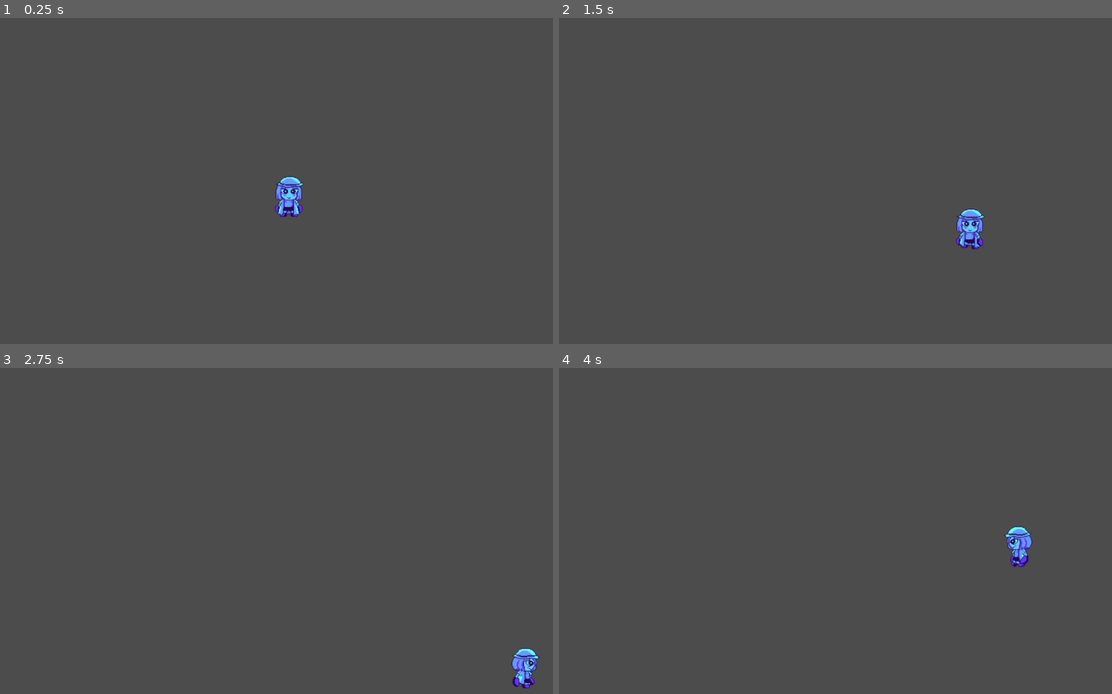
Above: before the commit, frames 1-4 (two rows, left to right).
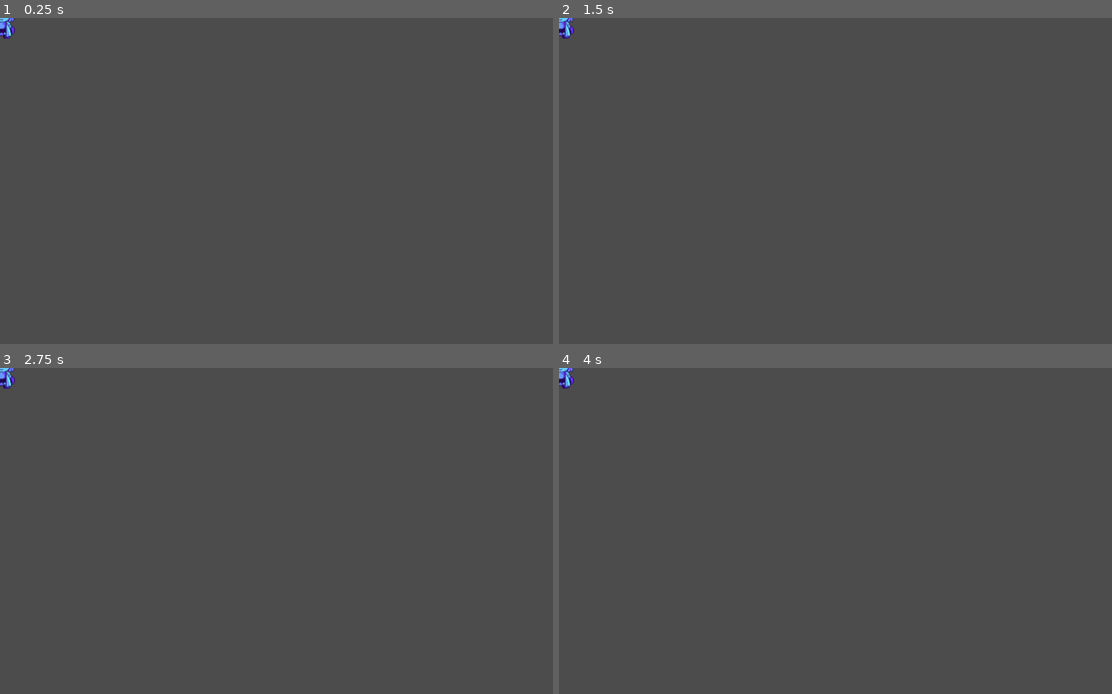
Above: after the commit, the same moments.

Repository: alejandrojsn/CGJ2020
Game: Godot game, scene res://modojugador.tscn
The game is run twice, just before and just after one commit, with the same random seed, the same clock (stepped at 60 frames per second) and the same inputs.
Inputs:
- Up to frame 1 (0.25 s): no input
- Up to frame 2 (1.5 s): tap Enter at 0.5 s; hold Right (ui_right) 0.53-1.28 s; hold Down (ui_down) from 1.28 s (still down)
- Up to frame 3 (2.75 s): release Down (ui_down) at 2.03 s; hold Right (ui_right) from 2.03 s (still down)
- Up to frame 4 (4 s): release Right (ui_right) at 2.78 s; hold Up (ui_up) 2.78-3.53 s; hold Left (ui_left) from 3.53 s (still down)

The runs differ from the first frame. In frame 1, 0.7% of the frame differs, in the area x 0-55%, y 0-61%; in frame 2, 0.6%; in frame 3, 0.6%; in frame 4, 0.6%.

Commit message:
porfin la AI medio bruta

Diff:
--- a/Escenas/Jugador.tscn
+++ b/Escenas/Jugador.tscn
@@ -1,31 +1,37 @@
 [gd_scene load_steps=9 format=2]
 
 [ext_resource path="res://Escenas/Jugador.gd" type="Script" id=1]
-[ext_resource path="res://Sprites/Jugador/pjfrente.png" type="Texture" id=2]
-[ext_resource path="res://Sprites/Jugador/pjespalda.png" type="Texture" id=3]
-[ext_resource path="res://Sprites/Jugador/pjderecha.png" type="Texture" id=4]
 [ext_resource path="res://Música/Uchiage Hanabi - MIDI.WAV" type="AudioStream" id=5]
 [ext_resource path="res://Música/Neon Genesis Evangelion.WAV" type="AudioStream" id=6]
 
-[sub_resource type="SpriteFrames" id=1]
+[sub_resource type="StreamTexture" id=1]
+flags = 4
+
+[sub_resource type="StreamTexture" id=2]
+flags = 4
+
+[sub_resource type="StreamTexture" id=3]
+flags = 4
+
+[sub_resource type="SpriteFrames" id=4]
 animations = [ {
-"frames": [ ExtResource( 2 ) ],
+"frames": [ SubResource( 1 ) ],
 "loop": false,
 "name": "frente",
 "speed": 5.0
 }, {
-"frames": [ ExtResource( 3 ) ],
+"frames": [ SubResource( 2 ) ],
 "loop": false,
 "name": "espalda",
 "speed": 5.0
 }, {
-"frames": [ ExtResource( 4 ) ],
+"frames": [ SubResource( 3 ) ],
 "loop": false,
 "name": "lado",
 "speed": 5.0
 } ]
 
-[sub_resource type="CapsuleShape2D" id=2]
+[sub_resource type="CapsuleShape2D" id=5]
 radius = 22.1869
 height = 27.4785
 
@@ -37,14 +43,21 @@
 Velocidad = 460
 
 [node name="Sprite" type="AnimatedSprite" parent="."]
-frames = SubResource( 1 )
+frames = SubResource( 4 )
+animation = "frente"
 
 [node name="CollisionShape2D" type="CollisionShape2D" parent="."]
 position = Vector2( 2.49513, 0 )
-shape = SubResource( 2 )
+shape = SubResource( 5 )
 
 [node name="Uchiage" type="AudioStreamPlayer" parent="."]
 stream = ExtResource( 5 )
 
 [node name="Zankoku" type="AudioStreamPlayer" parent="."]
 stream = ExtResource( 6 )
+
+[node name="KBPlayer" type="KinematicBody2D" parent="."]
+
+[node name="CollisionShape2D2" type="CollisionShape2D" parent="KBPlayer"]
+position = Vector2( 2.49512, 0 )
+shape = SubResource( 5 )
--- /dev/null
+++ b/Escenas/Mundo1.tscn
@@ -0,0 +1,19 @@
+[gd_scene load_steps=5 format=2]
+
+[ext_resource path="res://Escenas/boss/Boss.gd" type="Script" id=1]
+[ext_resource path="res://Escenas/boss/Boss1.tscn" type="PackedScene" id=2]
+[ext_resource path="res://modojugador.gd" type="Script" id=3]
+[ext_resource path="res://modojugador.tscn" type="PackedScene" id=4]
+
+[node name="Mundo1" type="Node2D"]
+position = Vector2( 4, 4 )
+
+[node name="Player " parent="." instance=ExtResource( 4 )]
+position = Vector2( 484.025, 444.714 )
+script = ExtResource( 3 )
+Velocidad = 250
+
+[node name="Boss" parent="." instance=ExtResource( 2 )]
+position = Vector2( 138, 114 )
+scale = Vector2( 0.983639, 0.922826 )
+script = ExtResource( 1 )
--- /dev/null
+++ b/Escenas/boss/Boss.gd
@@ -0,0 +1,52 @@
+extends Node2D
+
+var proyectile = preload("res://Escenas/boss/boss_proyectile.tscn")
+var PROYECTILE_VELOCITY = 500
+var player_targeted = false
+var last_position = Vector2.ZERO
+var have_ammo = true
+
+func _ready():
+	pass
+
+
+"""
+Evento: si encuentra al target le dispara.
+to FIX: disparar cada cuanto, en vez de cada vez que lo encuentra.
+"""
+func _on_boss_seeker_targeted_player(in_, position_):
+	print(in_, position_)
+	if in_:
+		player_targeted = true
+		last_position = position_
+	else:
+		player_targeted = false
+
+
+func _process(delta):
+	if (player_targeted):
+		shoot(last_position)
+	pass
+
+func shoot(position_):
+	if have_ammo:
+		if (last_position != position_):
+			last_position = position_
+		wait(0.3)
+		var b = proyectile.instance()
+		var vector = position_ - position
+		var magnitud = sqrt((vector.x * vector.x) + (vector.y * vector.y))
+		#b.velocity = ((position_ - position)/ Vector2(sqrt(position_.x * position_.x +  position.x * position.x), sqrt(position_.y * position_.y   position.y * position.y))) * PROYECTILE_VELOCITY
+		b.velocity = (vector / magnitud)* PROYECTILE_VELOCITY
+		add_child(b)
+		have_ammo = false
+
+func wait(s):
+	var t = Timer.new()
+	t.wait_time = s
+	t.one_shot = true
+	self.add_child(t)
+	t.start()
+	yield(t, "timeout")
+	have_ammo = true
+	t.queue_free()
--- /dev/null
+++ b/Escenas/boss/Boss1.tscn
@@ -0,0 +1,17 @@
+[gd_scene load_steps=4 format=2]
+
+[ext_resource path="res://Escenas/boss/boss_proyectile.tscn" type="PackedScene" id=1]
+[ext_resource path="res://Escenas/boss/boss_seeker.tscn" type="PackedScene" id=2]
+[ext_resource path="res://Sprites/Boss/01/enemy01.png" type="Texture" id=4]
+
+[node name="Boss" type="Node2D"]
+
+[node name="boss_proyectile" parent="." instance=ExtResource( 1 )]
+
+[node name="boss_seeker" parent="." instance=ExtResource( 2 )]
+position = Vector2( 3.05176e-05, -5.65686 )
+
+[node name="Sprite" type="Sprite" parent="."]
+scale = Vector2( 2.2, 2.2 )
+texture = ExtResource( 4 )
+[connection signal="targeted_player" from="boss_seeker" to="." method="_on_boss_seeker_targeted_player"]
--- /dev/null
+++ b/Escenas/boss/boss_proyectile.gd
@@ -0,0 +1,6 @@
+extends Node2D
+
+var velocity = Vector2.ZERO
+
+func _physics_process(delta):
+	position +=  velocity * delta
--- /dev/null
+++ b/Escenas/boss/boss_proyectile.tscn
@@ -0,0 +1,10 @@
+[gd_scene load_steps=3 format=2]
+
+[ext_resource path="res://Escenas/boss/boss_proyectile.gd" type="Script" id=1]
+[ext_resource path="res://Sprites/Boss/Bolita01.png" type="Texture" id=2]
+
+[node name="boss_proyectile" type="Node2D"]
+script = ExtResource( 1 )
+
+[node name="Sprite" type="Sprite" parent="."]
+texture = ExtResource( 2 )
--- /dev/null
+++ b/Escenas/boss/boss_seeker.gd
@@ -0,0 +1,80 @@
+extends Node2D
+
+var NAME_NODE_PLAYER_RB = "KinematicBody2D"
+
+var w = -0.05 # velocidad
+var MAX_ANGULO_GIRO = 115
+var MIN_ANGULO_GIRO = -15
+
+var dex_giro = true # dextro giro
+var rotating = true
+
+var player_targeted = false
+
+signal targeted_player
+
+func _ready():
+	pass
+
+func _process(delta):
+	find_player()
+
+"""
+Busca al jugador y lo persigue.
+@return posicion_player
+"""
+func find_player():
+
+	var _rotationx = get_node("Boss_sprite").rotation_degrees
+
+	# para limitar el maximo angulo de giro, empieza de 0 y se mueve dextro.
+	#if _rotationx <= - MAX_ANGULO_GIRO:
+	#	dex_giro = false
+	#elif _rotationx >= - MIN_ANGULO_GIRO:
+	#	dex_giro = true
+
+	if (dex_giro):
+		w = -abs(w)
+	else:
+		w = abs(w)
+
+	_ray_cast_duo(NAME_NODE_PLAYER_RB)
+
+	_rotatex(w)
+
+func _rotatex(g):
+	if rotating:
+		get_node("Boss_sprite").rotate(g)
+
+func _ray_cast_duo(to_detect):
+	var rc1 = get_node("Boss_sprite/RayCast2D").get_collider() #derecha
+	var rc2 = get_node("Boss_sprite/RayCast2D2").get_collider() #izq
+	if (rc1):
+		print(rc1, rc1.get_instance_id())
+	if (rc1 and rc1.get_instance_id() == 1284):
+
+		if (rc2 and rc2.get_instance_id() == 1284):
+			rotating = false
+			if (dex_giro):
+				_emit_targeted_player(true, rc1)
+			else:
+				_emit_targeted_player(true, rc2)
+			return
+		elif not rotating:
+			dex_giro = true
+			_emit_targeted_player(false, rc1)
+		rotating = true
+
+	elif (rc2 and rc2.get_instance_id() == 1284):
+		if dex_giro or not rotating:
+			_emit_targeted_player(false, rc2)
+			dex_giro = false
+		rotating = true
+
+func _emit_targeted_player(in_, collider):
+	if not player_targeted and in_:
+		player_targeted = true
+		emit_signal("targeted_player", true, collider.global_transform.origin)
+	elif player_targeted and not in_:
+		player_targeted = false
+		emit_signal("targeted_player", false, collider.global_transform.origin)
--- /dev/null
+++ b/Escenas/boss/boss_seeker.tscn
@@ -0,0 +1,59 @@
+[gd_scene load_steps=2 format=2]
+
+[ext_resource path="res://Escenas/boss/boss_seeker.gd" type="Script" id=1]
+
+[node name="boss_seeker" type="Node2D"]
+position = Vector2( -0.707108, 3.53555 )
+script = ExtResource( 1 )
+
+[node name="Boss_sprite" type="Sprite" parent="."]
+position = Vector2( 1.08832, -0.183769 )
+
+[node name="ColorRect" type="ColorRect" parent="Boss_sprite"]
+visible = false
+anchor_left = -1.8
+anchor_top = 14.6
+anchor_right = -1.8
+anchor_bottom = 14.6
+margin_left = -47.2
+margin_top = -49.6
+margin_right = -7.2
+margin_bottom = -9.59999
+rect_scale = Vector2( 2.36, 2.48 )
+__meta__ = {
+"_edit_use_anchors_": false
+}
+
+[node name="RayCast2D2" type="RayCast2D" parent="Boss_sprite"]
+position = Vector2( -15.0675, -0.523338 )
+scale = Vector2( 1, 18.3839 )
+enabled = true
+exclude_parent = false
+collide_with_areas = true
+
+[node name="ColorRect2" type="ColorRect" parent="Boss_sprite"]
+visible = false
+margin_left = 7.87868
+margin_top = -0.225399
+margin_right = 47.8787
+margin_bottom = 39.7746
+rect_scale = Vector2( 0.24, 24.08 )
+__meta__ = {
+"_edit_use_anchors_": false
+}
+
+[node name="ColorRect3" type="ColorRect" parent="Boss_sprite"]
+visible = false
+margin_left = -18.4645
+margin_top = -0.46804
+margin_right = 21.5355
+margin_bottom = 39.532
+rect_scale = Vector2( 0.24, 24.08 )
+__meta__ = {
+"_edit_use_anchors_": false
+}
+
+[node name="RayCast2D" type="RayCast2D" parent="Boss_sprite"]
+position = Vector2( 12.0122, 0.355354 )
+scale = Vector2( 1, 18.3839 )
+enabled = true
--- a/modojugador.gd
+++ b/modojugador.gd
@@ -3,8 +3,6 @@
 export (int) var Velocidad
 var Movimiento = Vector2()
 var limite
-
-
 
 
 func _ready():
@@ -26,8 +24,8 @@
 		Movimiento = Movimiento.normalized() * Velocidad #Normalizar la velocidad
 
 	move_and_collide(Movimiento*delta) #Sirve para evitar pasar un objeto por detras
-	position.x = clamp(position.x, 0, limite.x)
-	position.y = clamp(position.y, 0, limite.y)
+	#position.x = clamp(position.x, 0, limite.x)
+	#position.y = clamp(position.y, 0, limite.y)
 
 
 	if Movimiento.x != 0: #Al pulsar las flechas entra
@@ -48,3 +46,6 @@
 			$Sprite_player.animation = "parado_frente"
 		if $Sprite_player.animation == "parado":
 			pass
+
+func _on_Sprite_player_animation_finished():
+	pass # Replace with function body.
--- a/modojugador.tscn
+++ b/modojugador.tscn
@@ -1,10 +1,9 @@
-[gd_scene load_steps=34 format=2]
+[gd_scene load_steps=33 format=2]
 
 [ext_resource path="res://Sprites/Jugador/izquierda/protag31.png" type="Texture" id=1]
 [ext_resource path="res://Sprites/Jugador/izquierda/protag32.png" type="Texture" id=2]
 [ext_resource path="res://Sprites/Jugador/izquierda/protag33.png" type="Texture" id=3]
 [ext_resource path="res://Sprites/Jugador/izquierda/protag34.png" type="Texture" id=4]
-[ext_resource path="res://modojugador.gd" type="Script" id=5]
 [ext_resource path="res://Sprites/Jugador/espalda/protag19.png" type="Texture" id=6]
 [ext_resource path="res://Sprites/Jugador/espalda/protag20.png" type="Texture" id=7]
 [ext_resource path="res://Sprites/Jugador/espalda/protag21.png" type="Texture" id=8]
@@ -34,6 +33,11 @@
 
 [sub_resource type="SpriteFrames" id=1]
 animations = [ {
+"frames": [ ExtResource( 23 ), ExtResource( 22 ), ExtResource( 25 ), ExtResource( 26 ), ExtResource( 27 ), ExtResource( 28 ), ExtResource( 29 ), ExtResource( 30 ) ],
+"loop": true,
+"name": "frente",
+"speed": 5.0
+}, {
 "frames": [ ExtResource( 6 ), ExtResource( 7 ), ExtResource( 8 ), ExtResource( 9 ), ExtResource( 10 ), ExtResource( 11 ), ExtResource( 12 ), ExtResource( 13 ) ],
 "loop": true,
 "name": "espalda",
@@ -44,24 +48,9 @@
 "name": "derecha",
 "speed": 5.0
 }, {
-"frames": [ ExtResource( 23 ), ExtResource( 22 ), ExtResource( 25 ), ExtResource( 26 ), ExtResource( 27 ), ExtResource( 28 ), ExtResource( 29 ), ExtResource( 30 ) ],
-"loop": true,
-"name": "frente",
-"speed": 5.0
-}, {
 "frames": [ ExtResource( 1 ), ExtResource( 31 ), ExtResource( 24 ), ExtResource( 2 ), ExtResource( 3 ), ExtResource( 4 ) ],
 "loop": true,
 "name": "izquierda",
-"speed": 5.0
-}, {
-"frames": [ ExtResource( 6 ) ],
-"loop": true,
-"name": "parado_espalda",
-"speed": 5.0
-}, {
-"frames": [ ExtResource( 1 ) ],
-"loop": true,
-"name": "parado_izquierda",
 "speed": 5.0
 }, {
 "frames": [ ExtResource( 23 ) ],
@@ -74,9 +63,19 @@
 "name": "parado_derecha",
 "speed": 5.0
 }, {
+"frames": [ ExtResource( 1 ) ],
+"loop": true,
+"name": "parado_izquierda",
+"speed": 5.0
+}, {
 "frames": [ ExtResource( 23 ) ],
 "loop": true,
 "name": "parado_frente",
+"speed": 5.0
+}, {
+"frames": [ ExtResource( 6 ) ],
+"loop": true,
+"name": "parado_espalda",
 "speed": 5.0
 } ]
 
@@ -85,18 +84,18 @@
 height = 27.1112
 
 [node name="Player " type="KinematicBody2D"]
-position = Vector2( 402.025, 232.714 )
-script = ExtResource( 5 )
-Velocidad = 250
+position = Vector2( -4, -2 )
+input_pickable = true
+collision/safe_margin = 2.863
 
 [node name="Sprite_player" type="AnimatedSprite" parent="."]
-position = Vector2( 42.2826, 42.6219 )
+position = Vector2( 6.2826, 2.6219 )
 frames = SubResource( 1 )
 animation = "parado"
 speed_scale = 1.5
 playing = true
 
 [node name="CollisionShape2D" type="CollisionShape2D" parent="."]
-position = Vector2( 43.6578, 44.2928 )
+position = Vector2( 5.6578, 4.2928 )
 shape = SubResource( 2 )
 [connection signal="animation_finished" from="Sprite_player" to="." method="_on_Sprite_player_animation_finished"]
Binary file added: Sprites/Boss/01/enemy01.png
Not shown, added: Sprites/Boss/01/enemy01.png.import
Binary file added: Sprites/Boss/01/enemy2.png
Not shown, changed: Sprites/Boss/01/enemy2.png.import
Binary file added: Sprites/Boss/01/enemy3.png
Not shown, changed: Sprites/Boss/01/enemy3.png.import
Binary file added: Sprites/Boss/01/enemy4.png
Not shown, changed: Sprites/Boss/01/enemy4.png.import
Binary file added: Sprites/Boss/Bolita01.png
Not shown, changed: Sprites/Boss/Bolita01.png.import
Binary file removed: Sprites/Jugador/pjderecha.png
Binary file removed: Sprites/Jugador/pjespalda.png
(and 2 more such lines)
